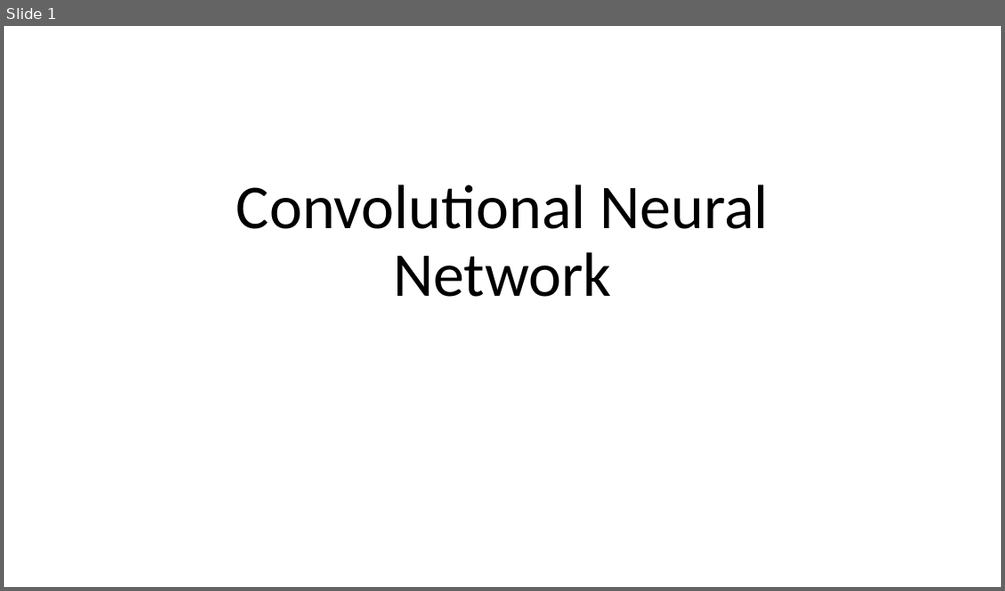
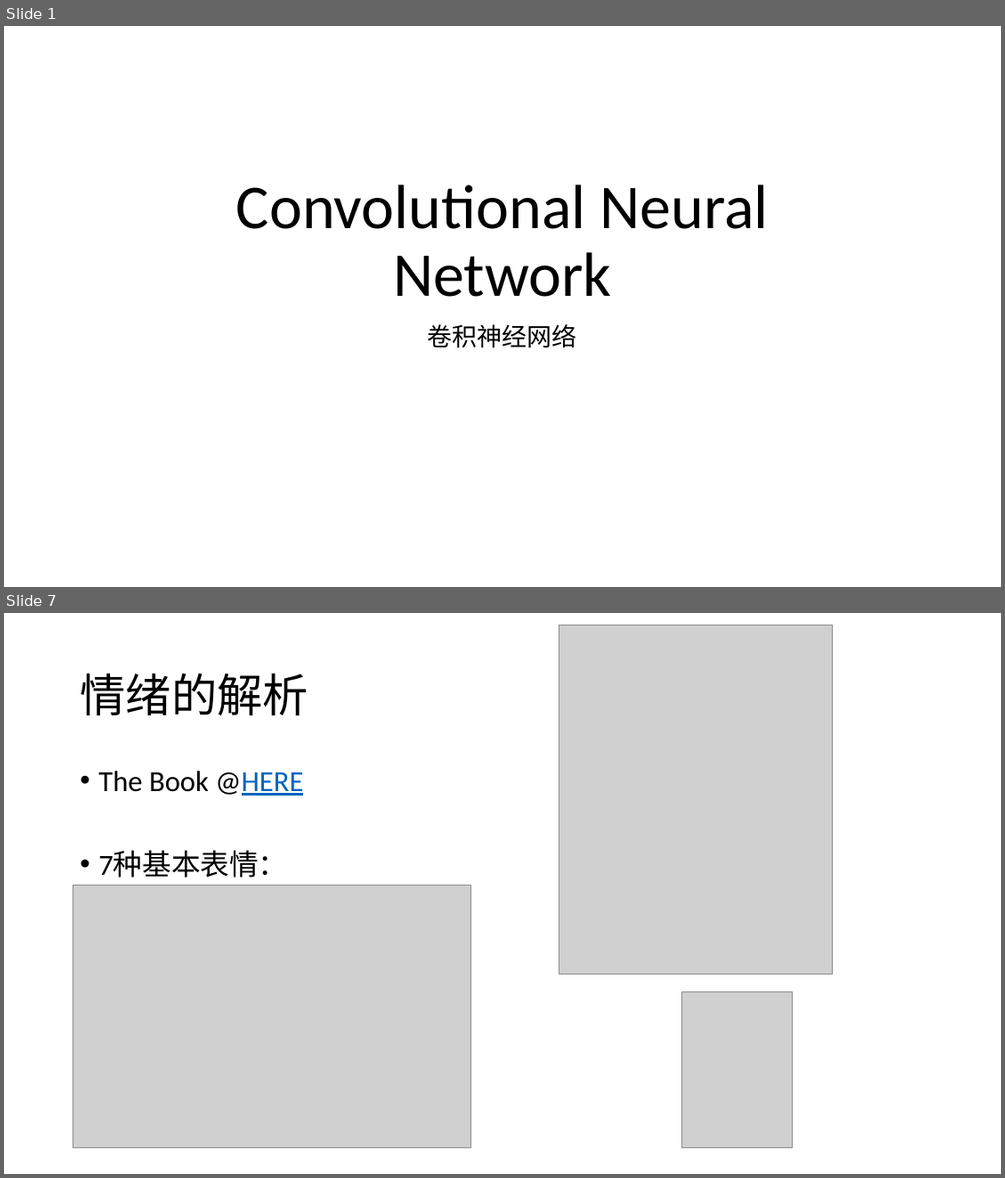
Before and after one commit to foamliu/Learning-DL, a slide deck: cnn/CNN.pptx. Shown one above the other, each under a label of ours: slide 1 before the commit, slides 1 and 7 after it; the slides between them are not shown. The pictures are 1005x591 and 1005x1178 pixels, drawn with LibreOffice and Linux fonts; fonts in the diff are those of the drawing; grey boxes stand for pictures. Boxes give left, top, right and bottom in pixels: in the first picture for what was removed or moved away, otherwise in the second. Text is boxed around its words. In the diff, an @@ line names an element or a change of style, - is before the commit and + after.

```diff
--- a/cnn/CNN.pptx
+++ b/cnn/CNN.pptx
@@ slide 7 added at bbox=[4, 613, 1001, 1174], background #FFFFFF @@
@@ picture added at bbox=[558, 625, 833, 974] @@
@@ title added at bbox=[80, 674, 308, 715], 44 pt, text #000000 @@
+情绪的解析
@@ text added at bbox=[98, 771, 303, 877], 28 pt, text #000000 @@
+• The Book @HERE
+• 7种基本表情：
@@ picture added at bbox=[73, 885, 470, 1148] @@
@@ picture added at bbox=[681, 992, 793, 1149] @@
@@ slide 1 changed as well @@
@@ subtitle added at bbox=[428, 324, 577, 348], 24 pt, text #000000 @@
+卷积神经网络
```
Also in this commit, not shown: 9 other slides added, 2 other files.
